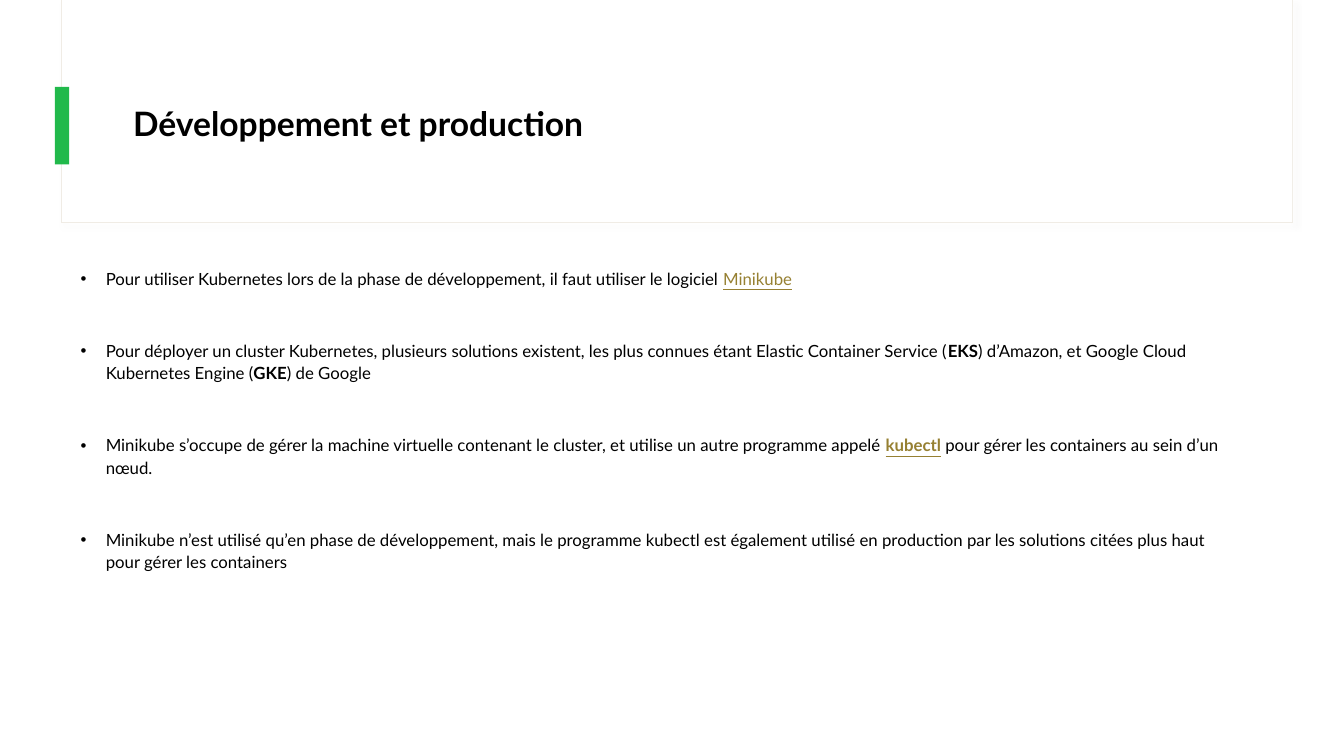
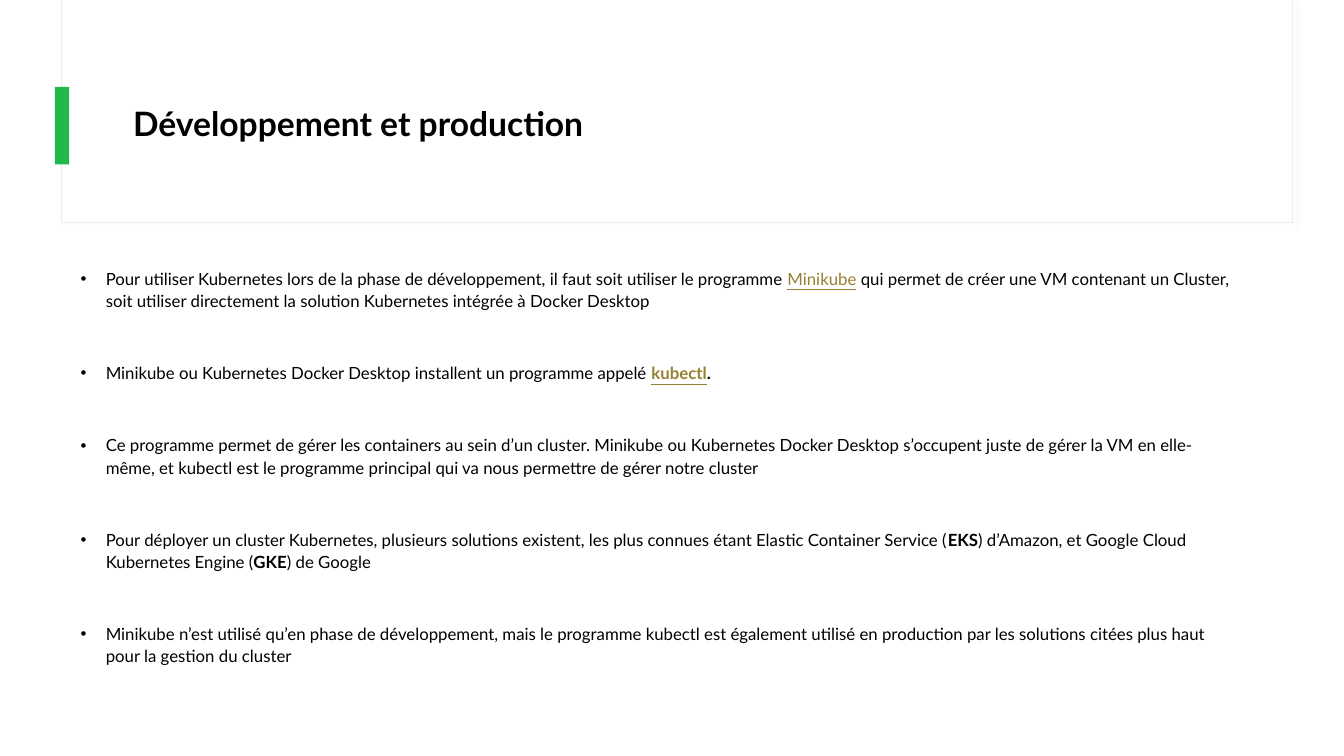
Before and after one commit to IPSSIASIDEV2/Jedy-DockerKubernetes-Formation, a slide deck: slide 35 of Cours/Cours.pptx. Drawn at 1344x756 pixels with LibreOffice and Linux fonts; fonts in the diff are those of the drawing. Boxes give left, top, right and bottom in pixels: in the first picture for what was removed or moved away, otherwise in the second. Text is boxed around its words. In the diff, an @@ line names an element or a change of style, - is before the commit and + after.

```diff
--- a/Cours/Cours.pptx
+++ b/Cours/Cours.pptx
@@ text at (x1=106, y1=272, x2=1229, y2=477): text changed @@
-• Pour utiliser Kubernetes lors de la phase de développement, il faut utiliser le logiciel Minikube
+• Pour utiliser Kubernetes lors de la phase de développement, il faut soit utiliser le programme Minikube qui permet de créer une VM contenant un Cluster, soit utiliser directement la solution Kubernetes intégrée à Docker Desktop
+• Minikube ou Kubernetes Docker Desktop installent un programme appelé kubectl.
+• Ce programme permet de gérer les containers au sein d’un cluster. Minikube ou Kubernetes Docker Desktop s’occupent juste de gérer la VM en elle-même, et kubectl est le programme principal qui va nous permettre de gérer notre cluster
@@ text at (x1=106, y1=627, x2=1205, y2=665): text changed @@
-• Minikube s’occupe de gérer la machine virtuelle contenant le cluster, et utilise un autre programme appelé kubectl pour gérer les containers au sein d’un nœud.
-• Minikube n’est utilisé qu’en phase de développement, mais le programme kubectl est également utilisé en production par les solutions citées plus haut pour gérer les containers
+• Minikube n’est utilisé qu’en phase de développement, mais le programme kubectl est également utilisé en production par les solutions citées plus haut pour la gestion du cluster
```
Also in this commit, not shown: 8 other files.
